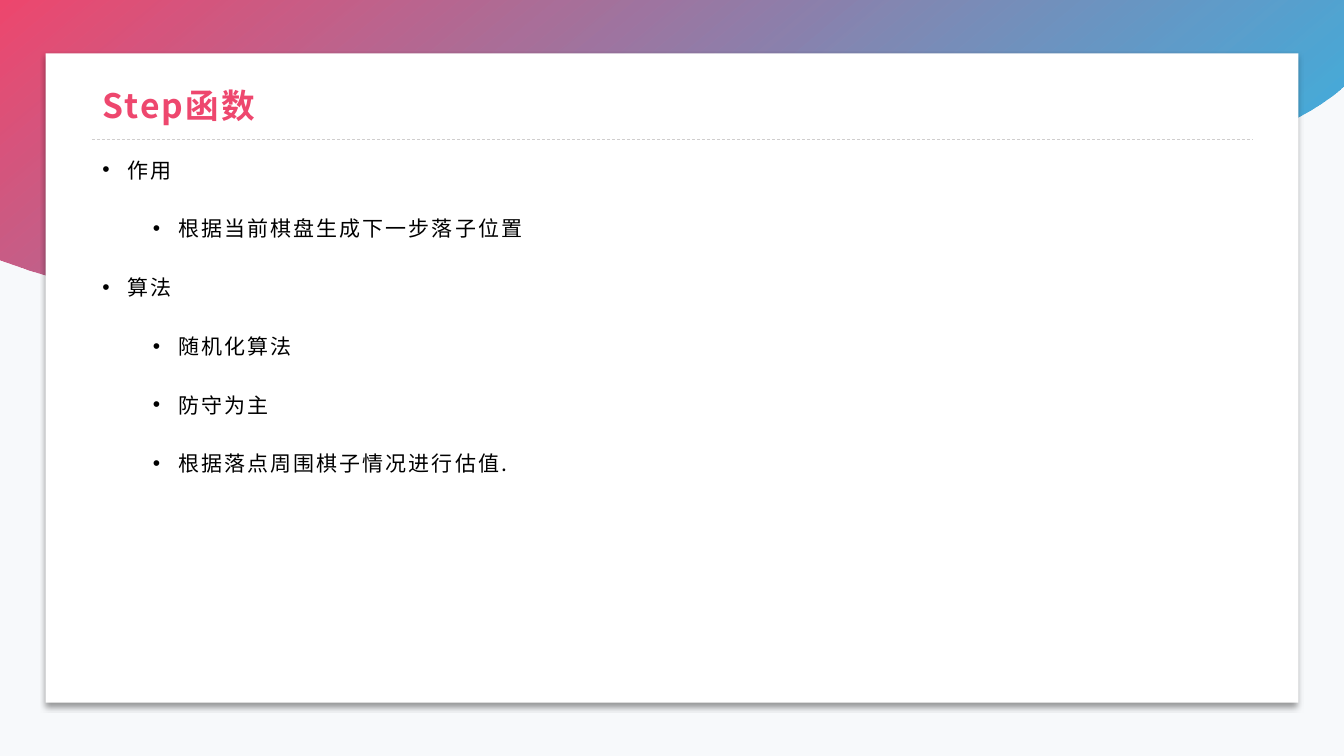
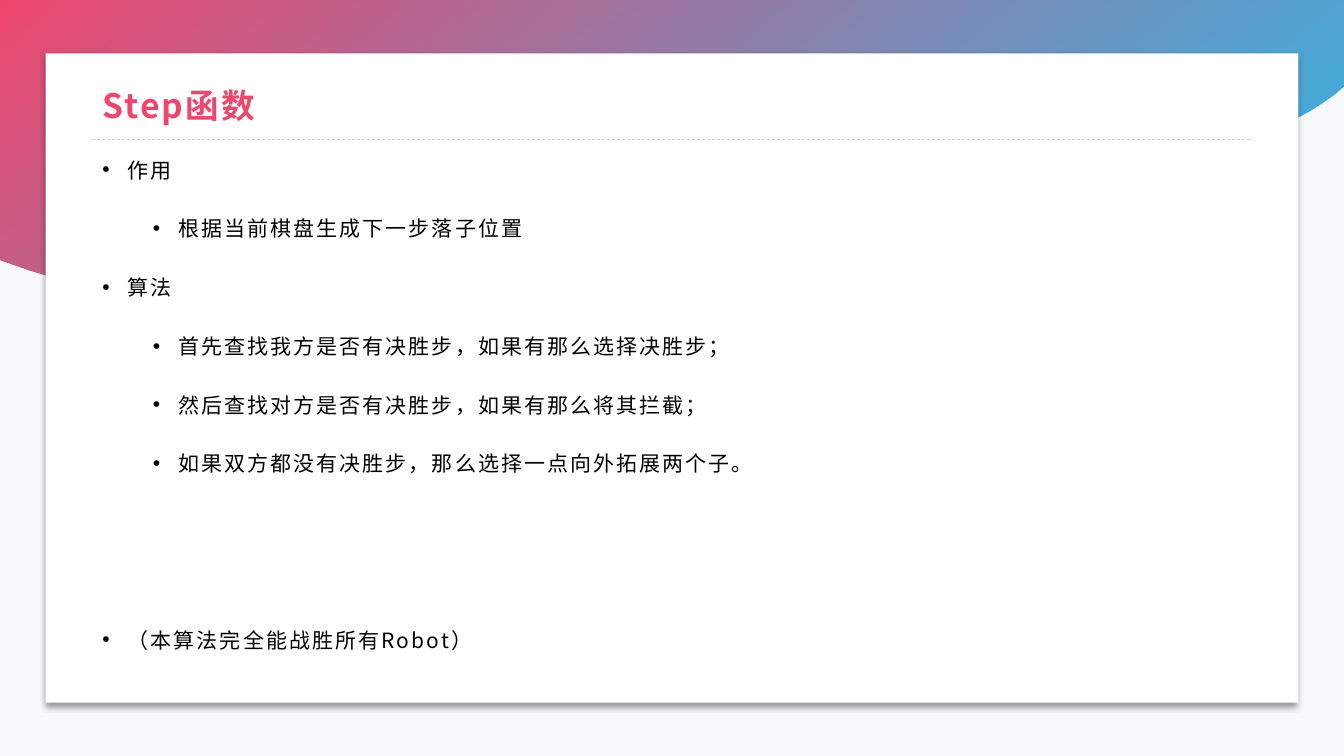
Before and after one commit to String10/Connect6VirtualAI, a slide deck: slide 3 of README/Connect6AI.pptx. Drawn at 1344x756 pixels with LibreOffice and Linux fonts; fonts in the diff are those of the drawing. Boxes give left, top, right and bottom in pixels: in the first picture for what was removed or moved away, otherwise in the second. Text is boxed around its words. In the diff, an @@ line names an element or a change of style, - is before the commit and + after.

```diff
--- a/README/Connect6AI.pptx
+++ b/README/Connect6AI.pptx
@@ text at bbox=[128, 336, 753, 650]: text changed @@
-  • 随机化算法
-  • 防守为主
-  • 根据落点周围棋子情况进行估值.
+  • 首先查找我方是否有决胜步，如果有那么选择决胜步；
+  • 然后查找对方是否有决胜步，如果有那么将其拦截；
+  • 如果双方都没有决胜步，那么选择一点向外拓展两个子。
+• （本算法完全能战胜所有Robot）
```
Also in this commit, not shown: 1 other slide changed, 29 other files.
